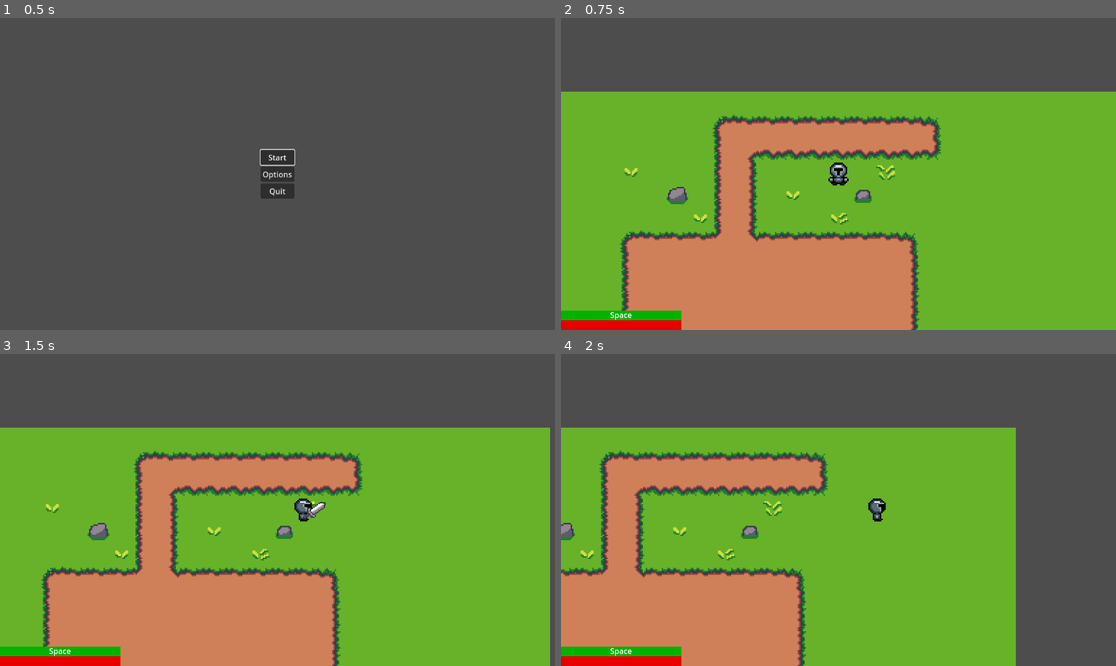
Above: before the commit, frames 1-4 (two rows, left to right).
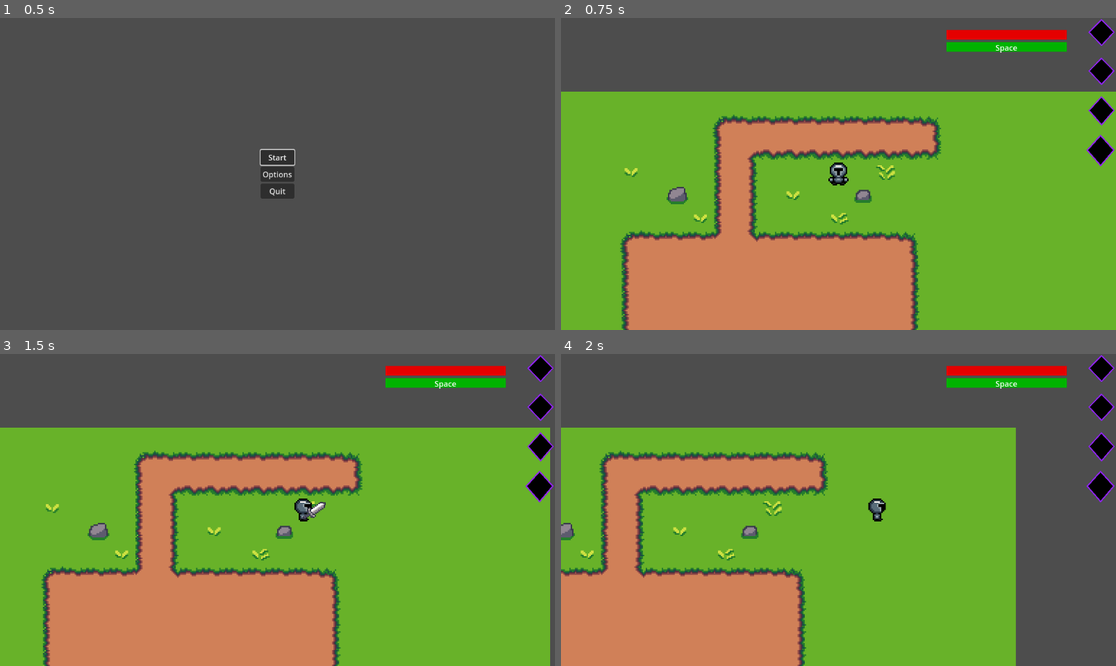
Above: after the commit, the same moments.

Repository: boothe0/CS386GodotProject
Game: Godot game, scene res://scenes/title_screen.tscn
Same seed, same stepped clock (60 frames per second), same inputs: the game is played once before the commit and once after it.
Inputs (mouse positions are in pixels of both pictures, inside the frame that each line leads up to):
- Up to frame 1 (0.5 s): no input
- Up to frame 2 (0.75 s): click "Start" at 0.5 s
- Up to frame 3 (1.5 s): move the mouse to (399, 494) at 1.27 s; hold D (move_right) from 1.28 s (still down); click (399, 494) at 1.35 s
- Up to frame 4 (2 s): keep holding D (move_right)

Frame 1 is identical in both runs. In frame 2, 3.7% of the frame differs, in the area x 0-100%, y 0-100%; in frame 3, 3.7%; in frame 4, 3.7%.

Commit message:
added mana ui

Diff:
--- a/cs386gameproject/scenes/main_scene.tscn
+++ b/cs386gameproject/scenes/main_scene.tscn
@@ -1,10 +1,11 @@
-[gd_scene load_steps=13 format=4 uid="uid://duvy8pdxnjdmo"]
+[gd_scene load_steps=14 format=4 uid="uid://duvy8pdxnjdmo"]
 
 [ext_resource type="PackedScene" uid="uid://cmxv3umec3ewx" path="res://scenes/player.tscn" id="1_6hm0t"]
 [ext_resource type="Script" path="res://scripts/main_scene.gd" id="1_l6k43"]
 [ext_resource type="Texture2D" uid="uid://b1blnn5c1g4b6" path="res://assets/16x16 Magical Forest Asset Pack/Tiles/Forest Tile.png" id="2_psmqu"]
 [ext_resource type="Script" path="res://scripts/stamina_bar.gd" id="4_2cfse"]
 [ext_resource type="Script" path="res://scripts/health_bar.gd" id="4_d7btm"]
+[ext_resource type="Texture2D" uid="uid://cv0m3vwjkbcon" path="res://assets/UI_Elements/abilities_placeholder.png" id="6_a6u3b"]
 
 [sub_resource type="TileSetAtlasSource" id="TileSetAtlasSource_df4cm"]
 texture = ExtResource("2_psmqu")
@@ -84,9 +85,10 @@
 anchors_preset = 2
 anchor_top = 1.0
 anchor_bottom = 1.0
-offset_top = -40.0
-offset_right = 250.0
-offset_bottom = -20.0
+offset_left = 800.0
+offset_top = -598.0
+offset_right = 1050.0
+offset_bottom = -578.0
 grow_vertical = 0
 theme_override_styles/background = SubResource("StyleBoxFlat_qm72p")
 theme_override_styles/fill = SubResource("StyleBoxFlat_dwgug")
@@ -101,7 +103,8 @@
 anchor_top = 1.0
 anchor_right = 1.0
 anchor_bottom = 1.0
-offset_top = -23.0
+offset_top = -20.0
+offset_bottom = 3.0
 grow_horizontal = 2
 grow_vertical = 0
 text = "Space"
@@ -113,8 +116,10 @@
 anchors_preset = 2
 anchor_top = 1.0
 anchor_bottom = 1.0
-offset_top = -20.0
-offset_right = 250.0
+offset_left = 800.0
+offset_top = -623.0
+offset_right = 1050.0
+offset_bottom = -603.0
 grow_vertical = 0
 theme_override_styles/background = SubResource("StyleBoxFlat_pomkq")
 theme_override_styles/fill = SubResource("StyleBoxFlat_omlwu")
@@ -122,6 +127,37 @@
 value = 10.0
 show_percentage = false
 script = ExtResource("4_d7btm")
+
+[node name="Ability1" type="TextureRect" parent="PlayerUI"]
+offset_left = 1093.0
+offset_right = 1150.0
+offset_bottom = 59.0
+texture = ExtResource("6_a6u3b")
+expand_mode = 1
+
+[node name="Ability2" type="TextureRect" parent="PlayerUI"]
+offset_left = 1093.0
+offset_top = 80.0
+offset_right = 1150.0
+offset_bottom = 140.0
+texture = ExtResource("6_a6u3b")
+expand_mode = 1
+
+[node name="Ability3" type="TextureRect" parent="PlayerUI"]
+offset_left = 1093.0
+offset_top = 160.0
+offset_right = 1150.0
+offset_bottom = 224.0
+texture = ExtResource("6_a6u3b")
+expand_mode = 1
+
+[node name="Ability4" type="TextureRect" parent="PlayerUI"]
+offset_left = 1089.0
+offset_top = 240.0
+offset_right = 1150.0
+offset_bottom = 309.0
+texture = ExtResource("6_a6u3b")
+expand_mode = 1
 
 [node name="SpawnTimer" type="Timer" parent="."]
 
Binary file added: cs386gameproject/assets/UI_Elements/abilities_placeholder.png
Not shown, added: cs386gameproject/assets/UI_Elements/abilities_placeholder.png.import
